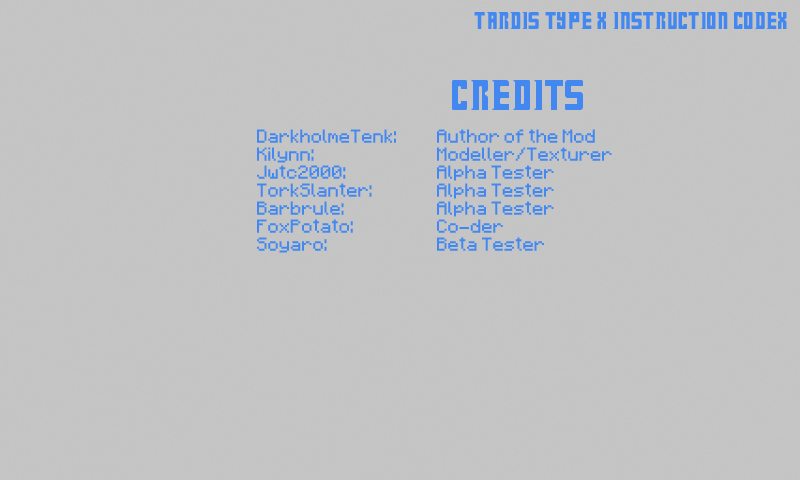
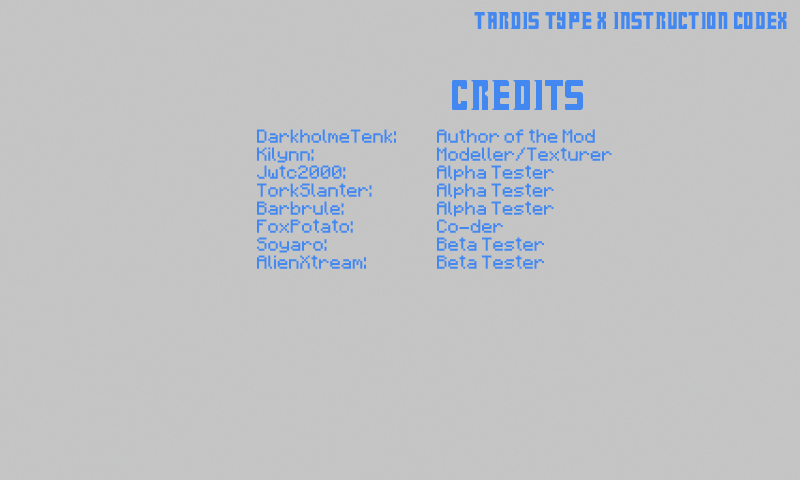
Revision of a layered 800 x 480 image; what changed, layer by layer:
painted on "Credits DarkholmeTenk: Auth" over [257, 255, 544, 269]
